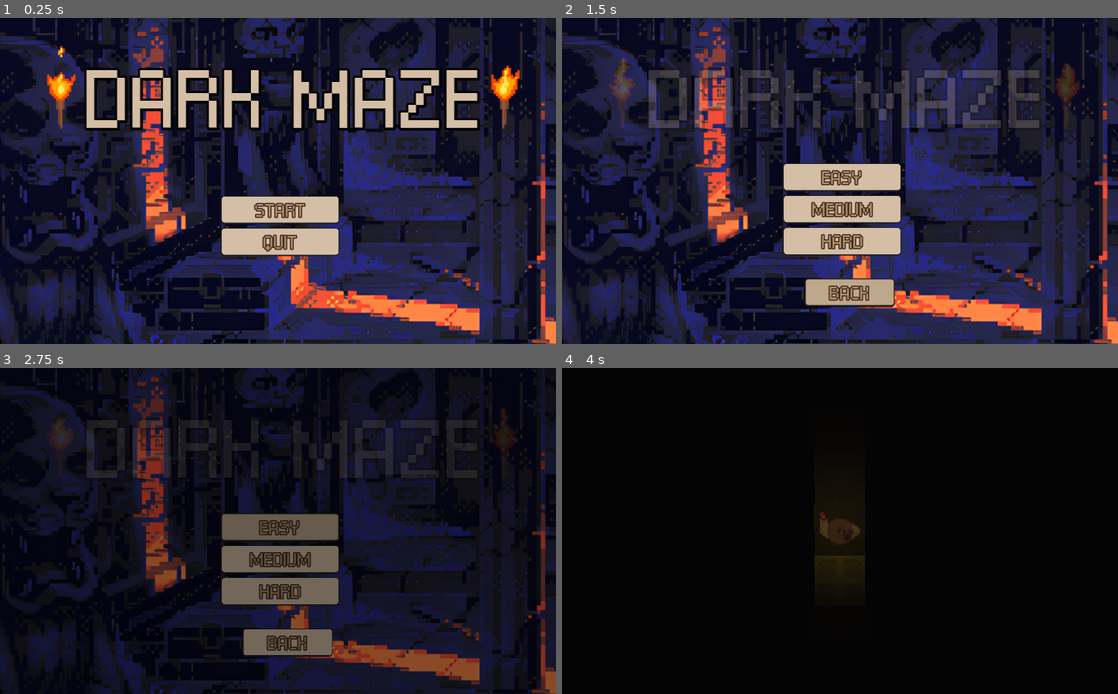
Above: before the commit, frames 1-4 (two rows, left to right).
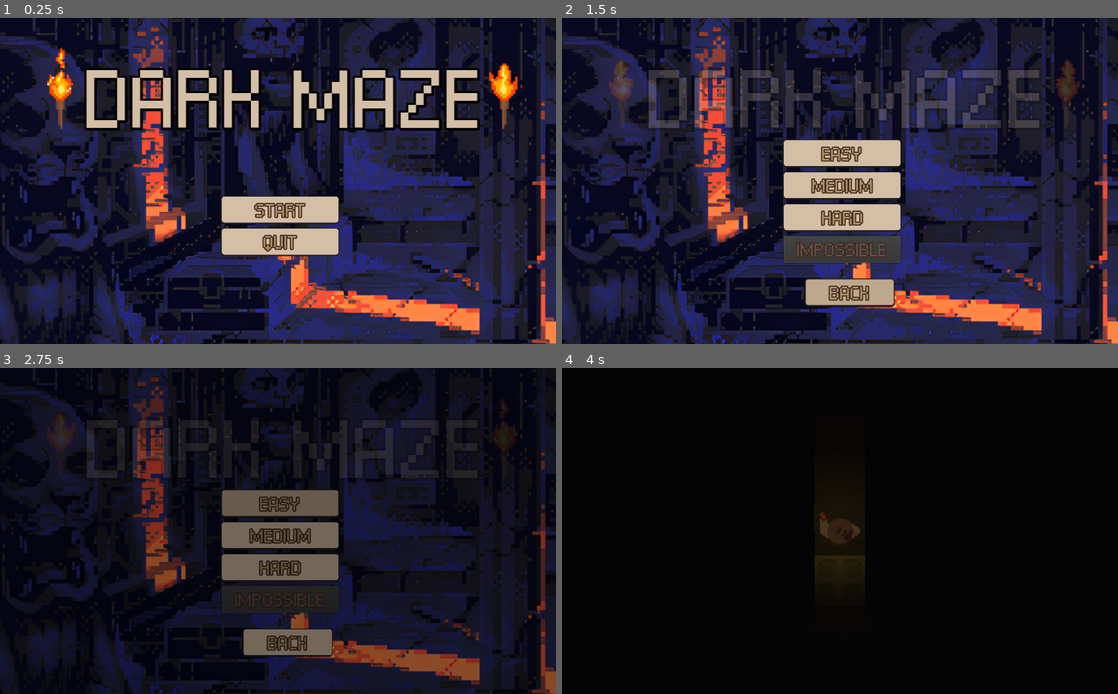
Above: after the commit, the same moments.

Repository: lucasOlivio/DarkMaze
Game: Godot game, scene res://scenes/Menus/menu.tscn
Same seed, same stepped clock (60 frames per second), same inputs: the game is played once before the commit and once after it. Sound files missing from this copy of the repository are replaced by a short silence.
Inputs:
- Up to frame 1 (0.25 s): no input
- Up to frame 2 (1.5 s): click "Start" at 0.5 s; click "CONTINUE" at 1.25 s
- Up to frame 3 (2.75 s): click "Easy" at 2 s
- Up to frame 4 (4 s): click "Easy" at 2.75 s; hold D (right) from 3.53 s (still down)

The runs differ from the first frame. In frame 1, 0.4% of the frame differs, in the area x 8-94%, y 8-24%; in frame 2, 6.3%, in the area x 8-94%, y 11-76%; in frame 3, 5.8%; in frame 4, nothing differs.

Commit message:
feat: Update readme

Diff:
--- a/DarkMaze/scenes/Menus/level_selection.tscn
+++ b/DarkMaze/scenes/Menus/level_selection.tscn
@@ -22,9 +22,9 @@
 anchor_right = 0.469
 anchor_bottom = 0.573
 margin_left = -72.256
-margin_top = -75.8
+margin_top = -119.8
 margin_right = 143.744
-margin_bottom = 100.2
+margin_bottom = 106.2
 theme = ExtResource( 1 )
 custom_constants/separation = 10
 
@@ -48,6 +48,14 @@
 theme = ExtResource( 1 )
 text = "Hard"
 
+[node name="ImpossibleButton" type="Button" parent="VBoxContainer"]
+margin_top = 177.0
+margin_right = 216.0
+margin_bottom = 226.0
+theme = ExtResource( 1 )
+disabled = true
+text = "Impossible"
+
 [node name="BackButton" type="Button" parent="."]
 margin_left = 448.0
 margin_top = 480.0
@@ -59,4 +67,5 @@
 [connection signal="pressed" from="VBoxContainer/EasyButton" to="." method="_on_EasyButton_pressed"]
 [connection signal="pressed" from="VBoxContainer/MediumButton" to="." method="_on_MediumButton_pressed"]
 [connection signal="pressed" from="VBoxContainer/HardButton" to="." method="_on_HardButton_pressed"]
+[connection signal="pressed" from="VBoxContainer/ImpossibleButton" to="." method="_on_HardButton_pressed"]
 [connection signal="pressed" from="BackButton" to="." method="_on_BackButton_pressed"]
--- a/DarkMaze/scenes/Menus/menu.tscn
+++ b/DarkMaze/scenes/Menus/menu.tscn
@@ -91,7 +91,7 @@
 position = Vector2( 112, 128 )
 scale = Vector2( 2, 2 )
 frames = SubResource( 2 )
-frame = 7
+frame = 6
 playing = true
 
 [node name="Torch2" type="AnimatedSprite" parent="."]
@@ -99,7 +99,7 @@
 scale = Vector2( 2, 2 )
 frames = SubResource( 2 )
 animation = "default invertido"
-frame = 7
+frame = 6
 playing = true
 flip_h = true
 
Not shown, changed: Readme.md
